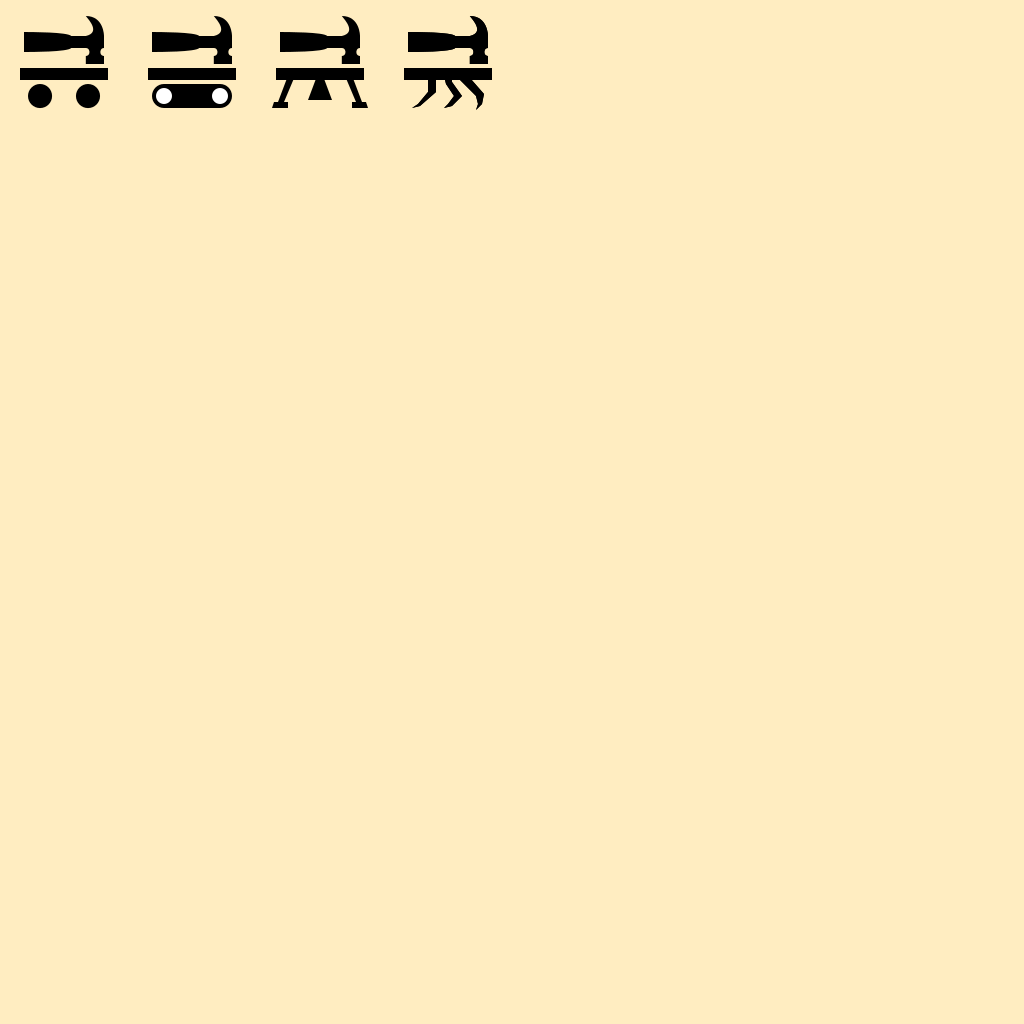
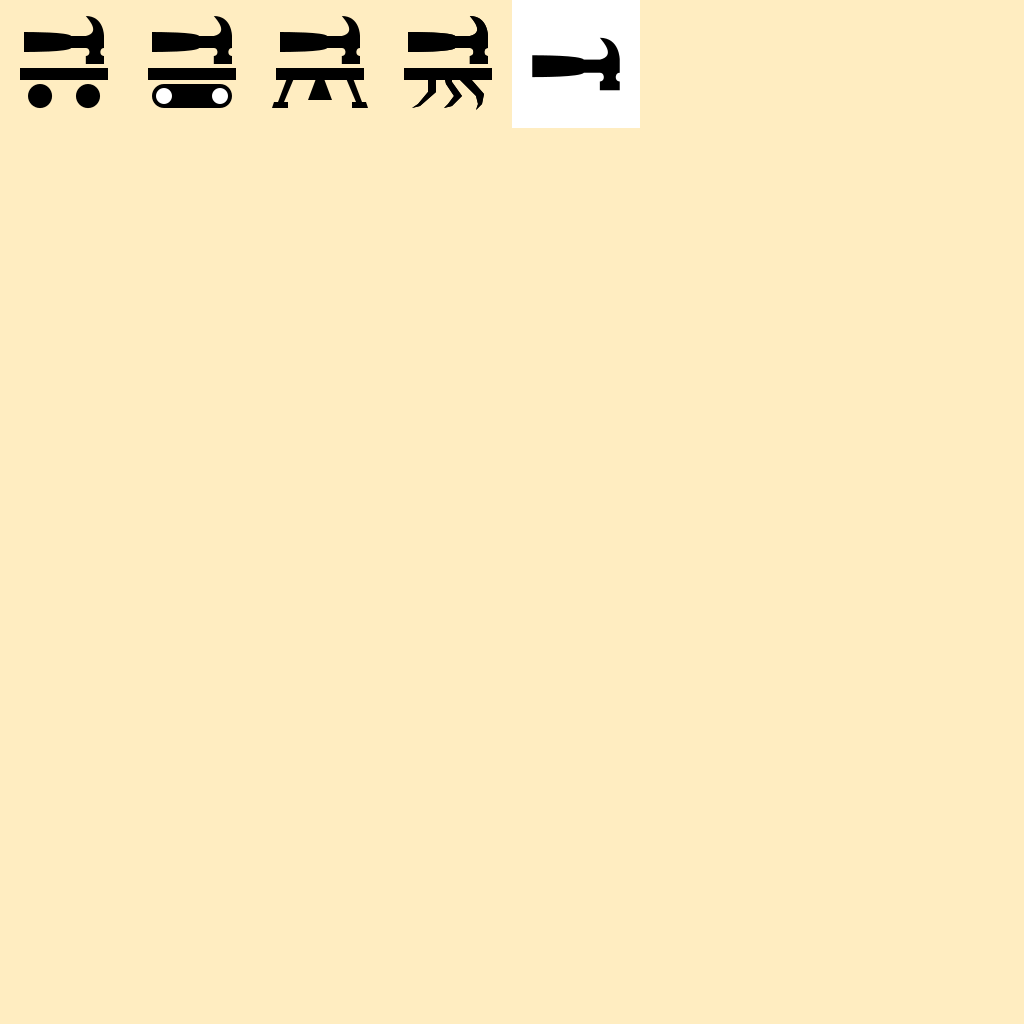
Layers edited between the first and the second 1024×1024 image:
added layer "button4-05.png" above "BuilderIcons" over <box>512,0,640,128</box>
